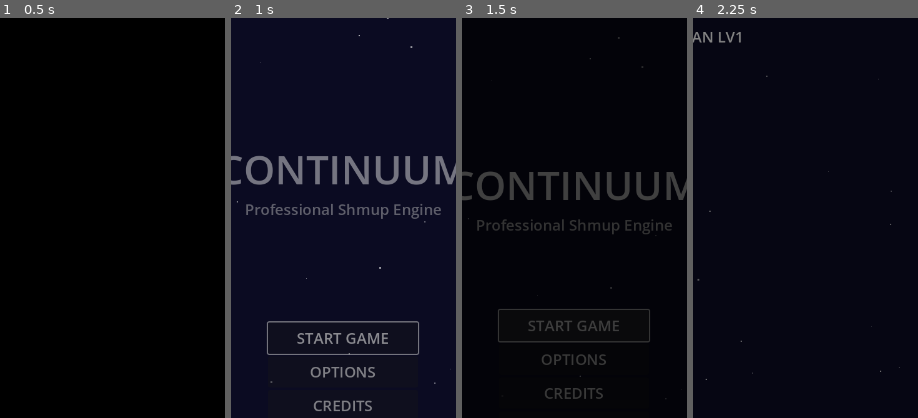
Above: before the commit, frames 1-4 (left to right).
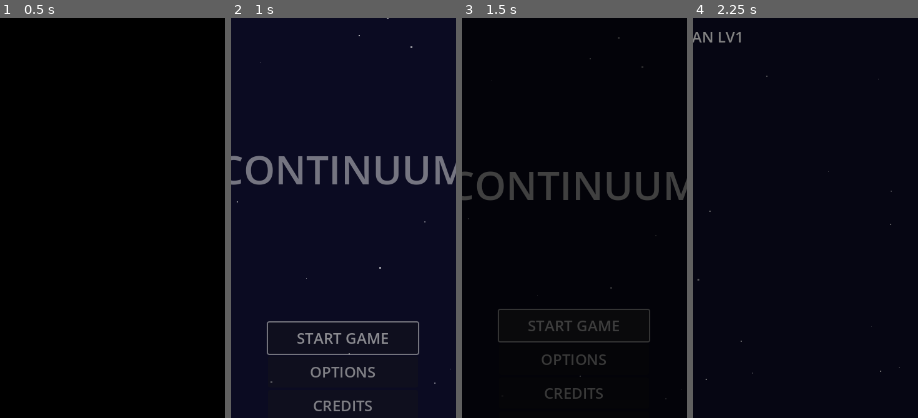
Above: after the commit, the same moments.

Repository: stphung/continuum
Game: Godot game, scene res://scenes/main/Main.tscn
The game is run twice, just before and just after one commit, with the same random seed, the same clock (stepped at 60 frames per second) and the same inputs.
Inputs (mouse positions are % of the whole screen's width and height, from its top left):
- Up to frame 1 (0.5 s): no input
- Up to frame 2 (1 s): tap Enter (ui_accept) at 0.5, 0.77 s; move the mouse to (72, 45) at 0.52 s; hold D (move_right) from 0.53 s (still down); hold X (bomb) from 0.53 s (still down)
- Up to frame 3 (1.5 s): release D (move_right) at 1.25 s; release X (bomb) at 1.25 s; click "START GAME" at 1.25 s
- Up to frame 4 (2.25 s): tap Enter (ui_accept) at 2 s; move the mouse to (30, 55) at 2.02 s; hold S (move_down) from 2.03 s (still down); tap Space (shoot) at 2.1 s
The pictures show only the part of the screen within x 25-75%, y 9-59%; the shares and areas given below are measured in that part.

Frame 1 is identical in both runs. In frame 2, 0.9% of the frame differs, in the area x 6-94%, y 46-51%; in frame 3, 0.8%; in frame 4, nothing differs.

Commit message:
Remove 'Professional Shmup Engine' subtitle from title screen
- Removed GameSubtitle label node from TitleScreen.tscn
- Cleaner title screen with just "CONTINUUM" main title
- Maintains game branding while removing technical description

🤖 Generated with [Claude Code](https://claude.ai/code)

Co-Authored-By: Claude <noreply@anthropic.com>

Diff:
--- a/scenes/menus/TitleScreen.tscn
+++ b/scenes/menus/TitleScreen.tscn
@@ -41,12 +41,6 @@
 text = "CONTINUUM"
 horizontal_alignment = 1
 
-[node name="GameSubtitle" type="Label" parent="UI/MainContainer/TitleContainer"]
-layout_mode = 2
-theme_override_font_sizes/font_size = 24
-text = "Professional Shmup Engine"
-horizontal_alignment = 1
-modulate = Color(0.8, 0.8, 0.8, 1)
 
 [node name="Spacer1" type="Control" parent="UI/MainContainer/TitleContainer"]
 layout_mode = 2
